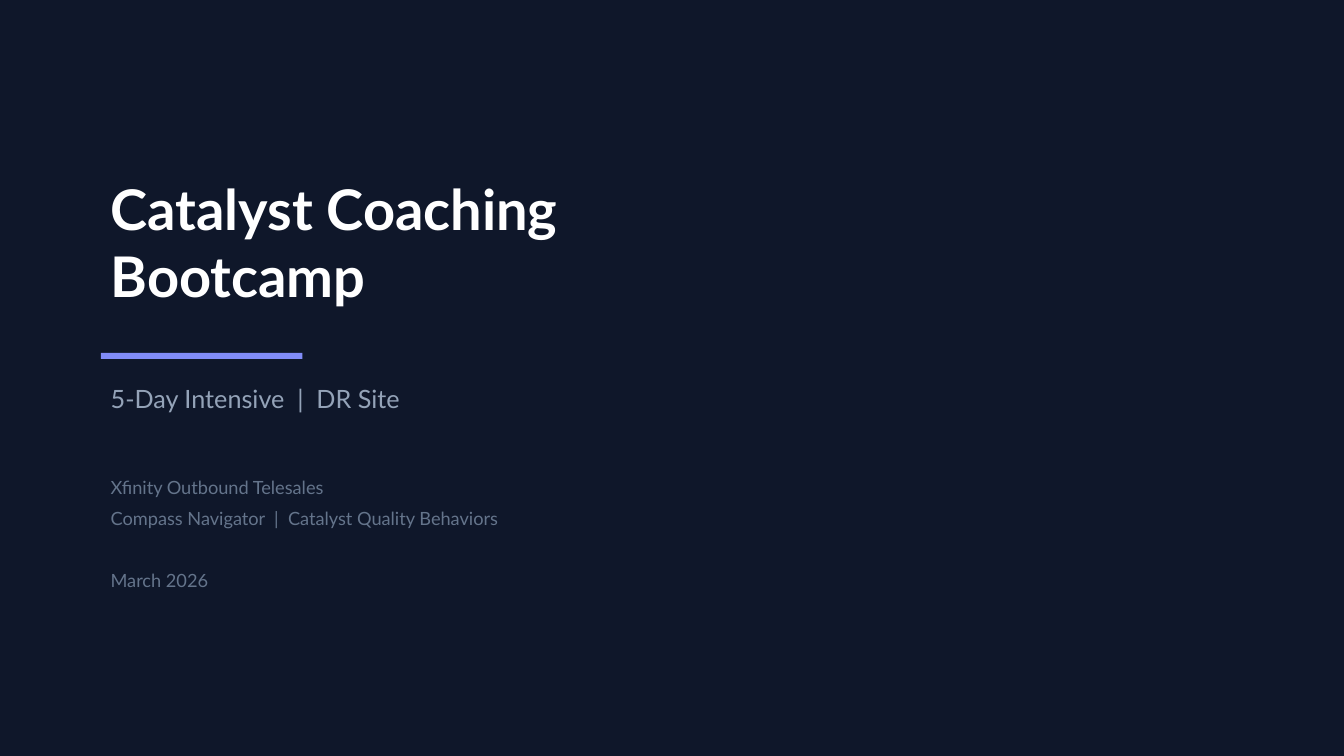
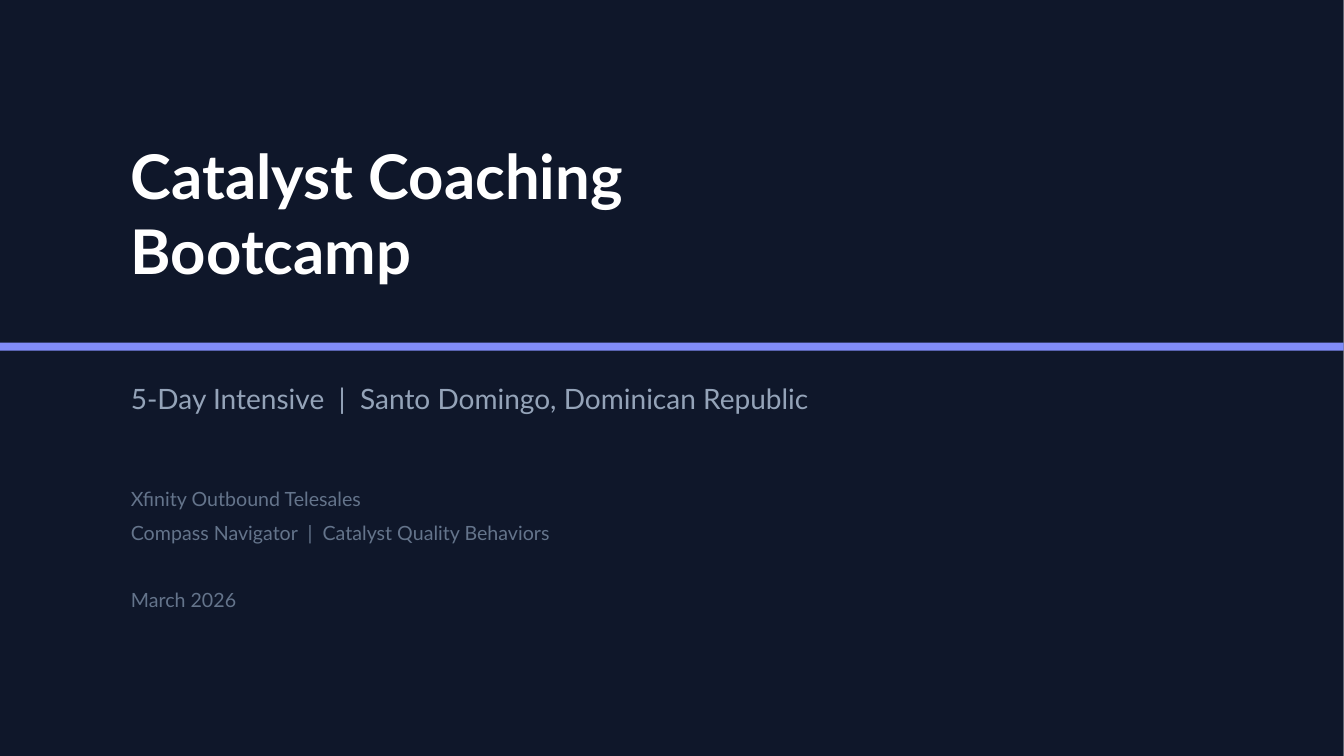
Before and after one commit to joshuaedgecomb-dev/catalyst-qa-scorecard, a slide deck: slide 1 of bootcamp/Catalyst_Bootcamp_Agent_Deck.pptx. Drawn at 1344x756 pixels with LibreOffice and Linux fonts; fonts in the diff are those of the drawing. Boxes give left, top, right and bottom in pixels: in the first picture for what was removed or moved away, otherwise in the second. Text is boxed around its words. In the diff, an @@ line names an element or a change of style, - is before the commit and + after.

```diff
--- a/bootcamp/Catalyst_Bootcamp_Agent_Deck.pptx
+++ b/bootcamp/Catalyst_Bootcamp_Agent_Deck.pptx
@@ text "Catalyst Coaching": place and size @@
-text "Catalyst Coaching" at (111, 188, 558, 307)
+text "Catalyst Coaching" at (131, 153, 623, 285)
@@ text "Catalyst Coaching" at (131, 153, 623, 285): size 40 to 44 pt; line spacing 48pt to 54pt @@
@@ rectangle added at (0, 343, 1344, 351), fill #818CF8 @@
@@ rectangle removed at (101, 353, 302, 359) @@
@@ text at (131, 388, 808, 414): text changed; size 18 to 20 pt @@
-5-Day Intensive | DR Site
+5-Day Intensive | Santo Domingo, Dominican Republic
@@ text "Xfinity Outbound Telesales": place and size @@
-text "Xfinity Outbound Telesales" at (111, 481, 498, 587)
+text "Xfinity Outbound Telesales" at (131, 491, 550, 607)
@@ text "Xfinity Outbound Telesales" at (131, 491, 550, 607): size 13 to 14 pt; line spacing 22pt to 24pt @@
```
Also in this commit, not shown: 8 other slides changed, 7 other files.
